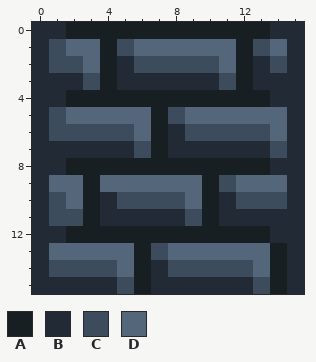
A pixel-art sprite gets an edit: src/res/tiles/032.png. The picture above is the old version.
The file is 16x16 pixels.
Palette (. is transparent): A #181f23  B #222b35  C #3d4c5c  D #54677a
New version:
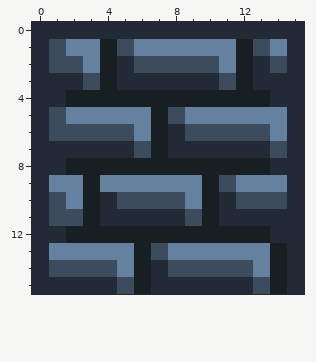
From old to new:
colour D: #54677a -> #64829f
y 0: x 2..13 AAAAAAAAAAAA -> BBBBBBBBBBBB
Boxes around the changes in both pictures, in picture pixels (x1, y1, x2, y2):
changed: (49, 22, 287, 277)
